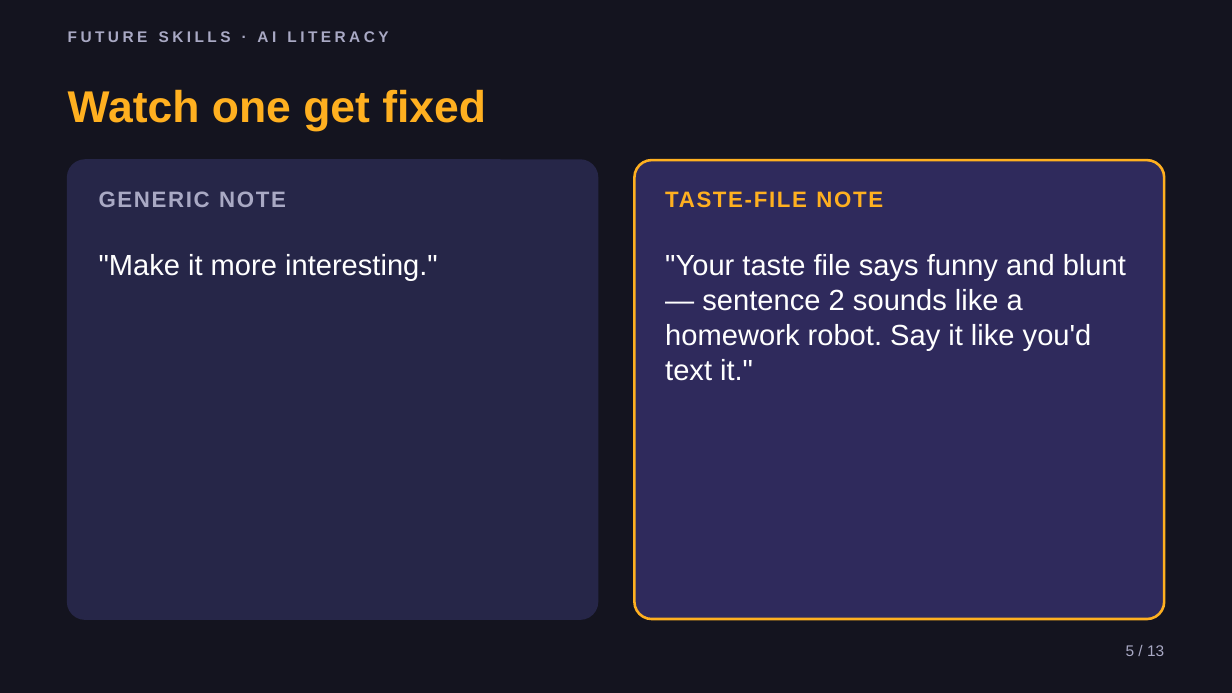
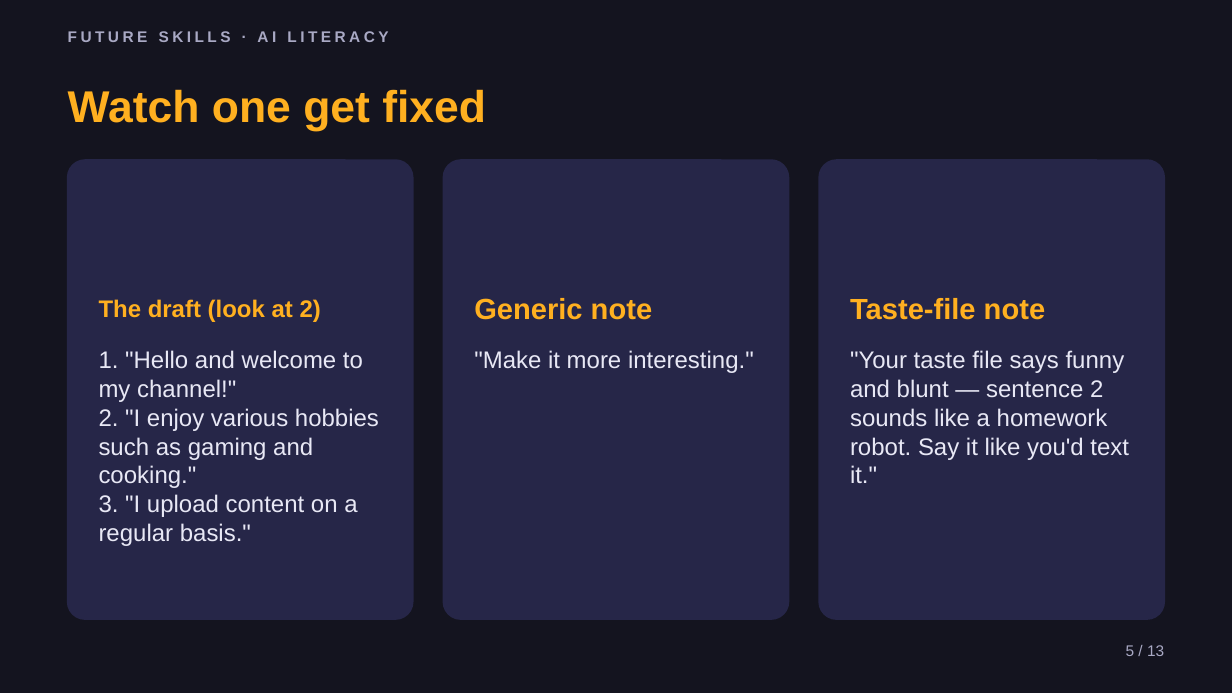
Before and after one commit to phiunit/tptphi, a slide deck: slide 5 of products/ai-taste-file/dist/Teach AI Your Taste - Slides.pptx. Drawn at 1232x693 pixels with LibreOffice and Linux fonts; fonts in the diff are those of the drawing. Boxes give left, top, right and bottom in pixels: in the first picture for what was removed or moved away, otherwise in the second. Text is boxed around its words. In the diff, an @@ line names an element or a change of style, - is before the commit and + after.

```diff
--- a/products/ai-taste-file/dist/Teach AI Your Taste - Slides.pptx
+++ b/products/ai-taste-file/dist/Teach AI Your Taste - Slides.pptx
@@ rounded rectangle: place and size @@
-rounded rectangle at bbox=[68, 160, 598, 620]
+rounded rectangle at bbox=[68, 160, 413, 620]
@@ rounded rectangle at bbox=[68, 160, 413, 620]: proportions changed @@
@@ rounded rectangle: place and size @@
-rounded rectangle at bbox=[634, 160, 1164, 620]
+rounded rectangle at bbox=[444, 160, 788, 620]
@@ rounded rectangle at bbox=[444, 160, 788, 620]: fill #2F2A5C to #262648; outline #FFB020 1.5 pt to #262648 1 pt; proportions changed @@
@@ rounded rectangle added at bbox=[819, 160, 1164, 620], fill #262648, outline #262648 1 pt @@
@@ text added at bbox=[99, 299, 321, 322], 14 pt, text #FFB020, bold @@
+The draft (look at 2)
@@ text "Generic note" at bbox=[474, 298, 652, 320]: vertical alignment top to middle @@
@@ text at bbox=[474, 298, 652, 320]: text changed; size 13 to 17 pt; text colour #A9A9C4 to #FFB020 @@
-GENERIC NOTE
+Generic note
@@ text at bbox=[850, 298, 1045, 320]: text changed; size 13 to 17 pt @@
-TASTE-FILE NOTE
+Taste-file note
@@ text "Taste-file note" at bbox=[850, 298, 1045, 320]: vertical alignment top to middle @@
@@ text added at bbox=[99, 350, 379, 546], 14 pt, text #E8E8F5 @@
+1. "Hello and welcome to my channel!"
+2. "I enjoy various hobbies such as gaming and cooking."
+3. "I upload content on a regular basis."
@@ text ""Make it more interesting."" at bbox=[474, 350, 754, 373]: size 17 to 14 pt, text colour #FFFFFF to #E8E8F5 @@
@@ text ""Make it more interesting."": place and size @@
-text ""Make it more interesting."" at bbox=[99, 254, 438, 280]
+text ""Make it more interesting."" at bbox=[474, 350, 754, 373]
@@ text ""Your taste file says funny ...": place and size @@
-text ""Your taste file says funny ..." at bbox=[665, 254, 1126, 381]
+text ""Your taste file says funny ..." at bbox=[850, 350, 1129, 483]
@@ text ""Your taste file says funny ..." at bbox=[850, 350, 1129, 483]: size 17 to 14 pt, text colour #FFFFFF to #E8E8F5 @@
```
Also in this commit, not shown: 7 other slides changed, 31 other files.
